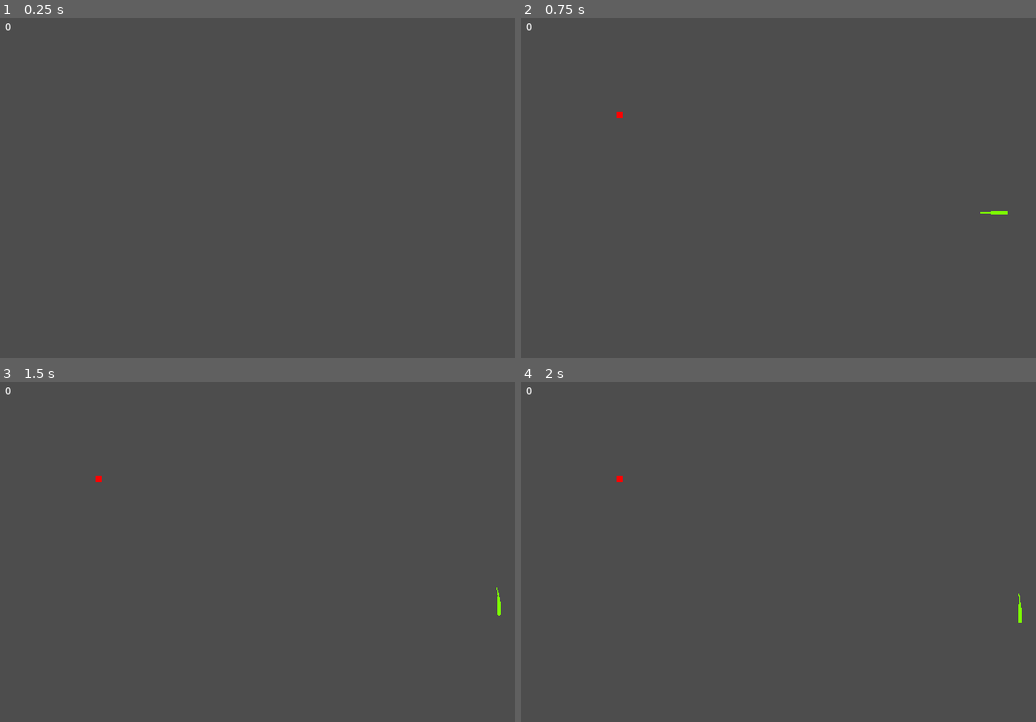
Above: before the commit, frames 1-4 (two rows, left to right).
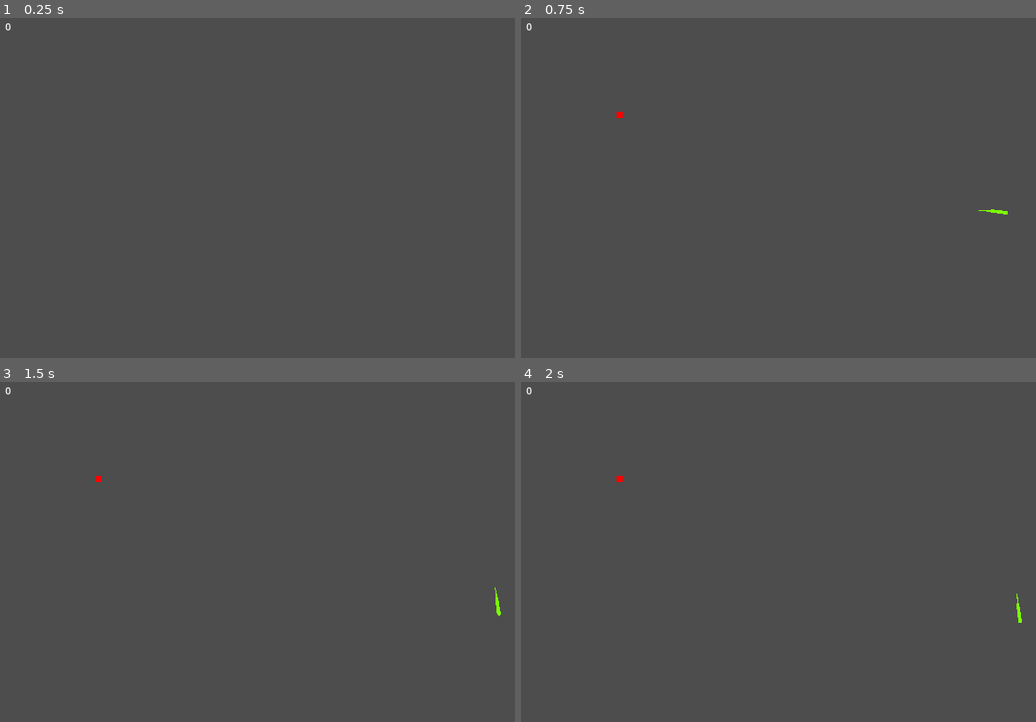
Above: after the commit, the same moments.

Repository: jfrader/snake-simulation-1
Game: Godot game, scene res://scene.tscn
Two runs of this game, one before a commit and one after it. Both use one fixed random seed, a clock stepped at 60 frames per second and the inputs below.
Inputs:
- Up to frame 1 (0.25 s): no input
- Up to frame 2 (0.75 s): tap Enter at 0.5 s; hold Right from 0.53 s (still down)
- Up to frame 3 (1.5 s): tap Space at 0.77, 1.25 s; release Right at 1.28 s; hold Down from 1.28 s (still down)
- Up to frame 4 (2 s): keep holding Down; tap Space at 1.52 s

Frame 1 is identical in both runs. In frame 2, less than 0.1% of the frame differs, in the area x 88-94%, y 56-58%; in frame 3, less than 0.1%, in the area x 96-98%, y 60-68%; in frame 4, less than 0.1%.

Commit message:
add curve

Diff:
--- a/Snake.gd
+++ b/Snake.gd
@@ -5,6 +5,9 @@
 var direction = Vector2.RIGHT
 var head_area: Area2D
 var collision_poly: CollisionPolygon2D
+var time = 0.0  # Time counter for the wave effect
+var wave_amplitude = 1.0  # How much the points will move up and down
+var wave_frequency = 20.0  # Frequency of the wave
 
 func _ready():
 	self.hide()
@@ -51,17 +54,25 @@
 	collision_poly.polygon = head_polygon
 
 func _process(delta):
+	time += delta
+
 	var head_position = points[0] + direction * speed * delta
-	points[0] = head_position
+	points[0] = head_position  # Update head position without vibration
 
-	for i in range(1, points.size()):
+	for i in range(1, points.size()):  # Start from 1 to skip the head
 		var prev_position = points[i - 1]
 		var current_position = points[i]
-		points[i] = current_position.lerp(prev_position, delta * (speed/10.0))
 
+		# Calculate the direction of vibration (perpendicular to movement)
+		var vibration_direction = Vector2(direction.y, -direction.x).normalized()
+
+		# Apply sine wave in the direction perpendicular to movement, but only for body segments
+		var offset = vibration_direction * (sin(time * wave_frequency + i * 0.1) * wave_amplitude)
+
+		# Smooth movement towards the previous point with added wave effect
+		points[i] = current_position.lerp(prev_position + offset, delta * (speed/10.0))
 
 	update_head_collision()
-
 
 	var screen_size = get_viewport().get_visible_rect().size
 	if head_position.x < 0 or head_position.x > screen_size.x:
